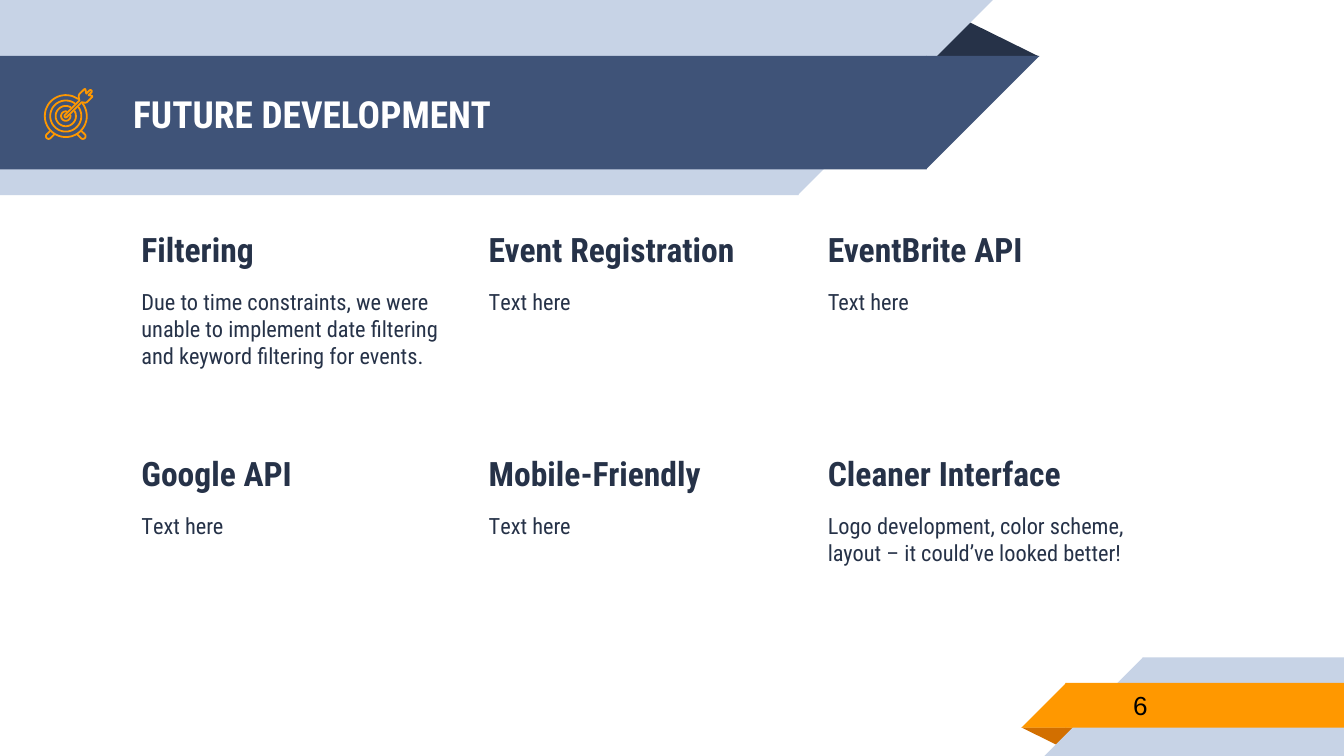
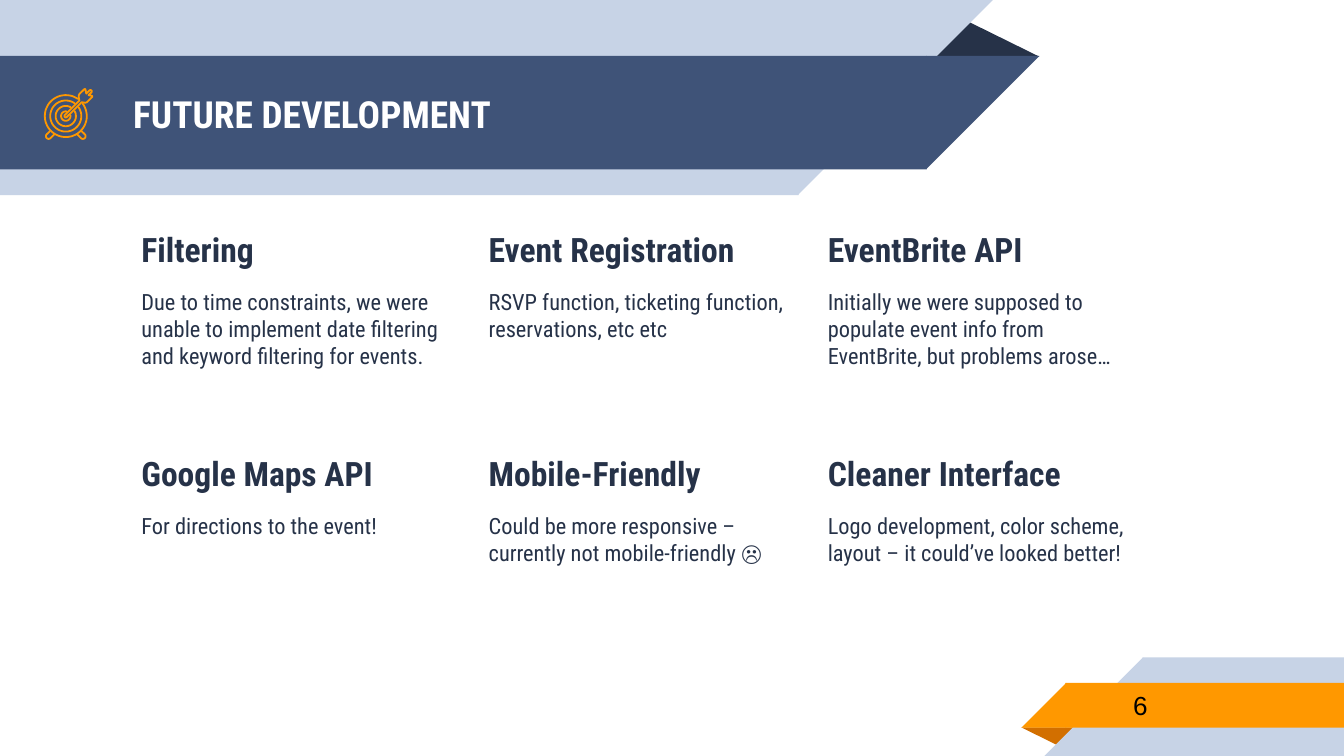
Before and after one commit to rtgiles/EventLite, a slide deck: slide 6 of EventLite.pptx. Drawn at 1344x756 pixels with LibreOffice and Linux fonts; fonts in the diff are those of the drawing. Boxes give left, top, right and bottom in pixels: in the first picture for what was removed or moved away, otherwise in the second. Text is boxed around its words. In the diff, an @@ line names an element or a change of style, - is before the commit and + after.

Commit message:
create event and other stuff

```diff
--- a/EventLite.pptx
+++ b/EventLite.pptx
@@ text at (x1=489, y1=293, x2=783, y2=340): text changed @@
-Text here
+RSVP function, ticketing function, reservations, etc etc
@@ text at (x1=828, y1=293, x2=1110, y2=369): text changed @@
-Text here
+Initially we were supposed to populate event info from EventBrite, but problems arose…
@@ text at (x1=141, y1=460, x2=377, y2=535): text changed; size 18 to 12 pt; bold off @@
-Google API
-Text here
+Google Maps API
+For directions to the event!
@@ text at (x1=489, y1=517, x2=736, y2=566): text changed @@
-Text here
+Could be more responsive – currently not mobile-friendly ☹
```
Also in this commit, not shown: 2 other slides changed, 6 other files.
